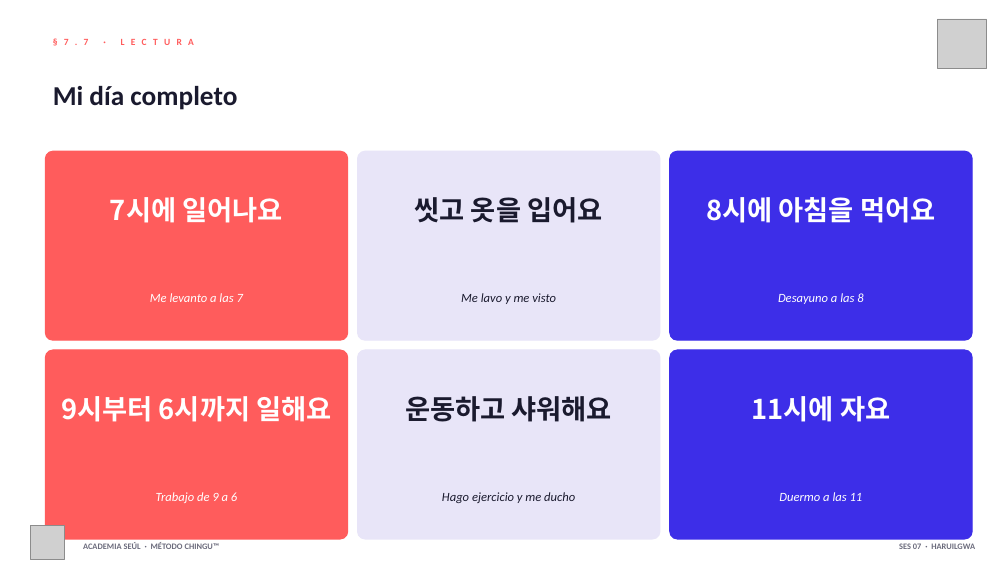
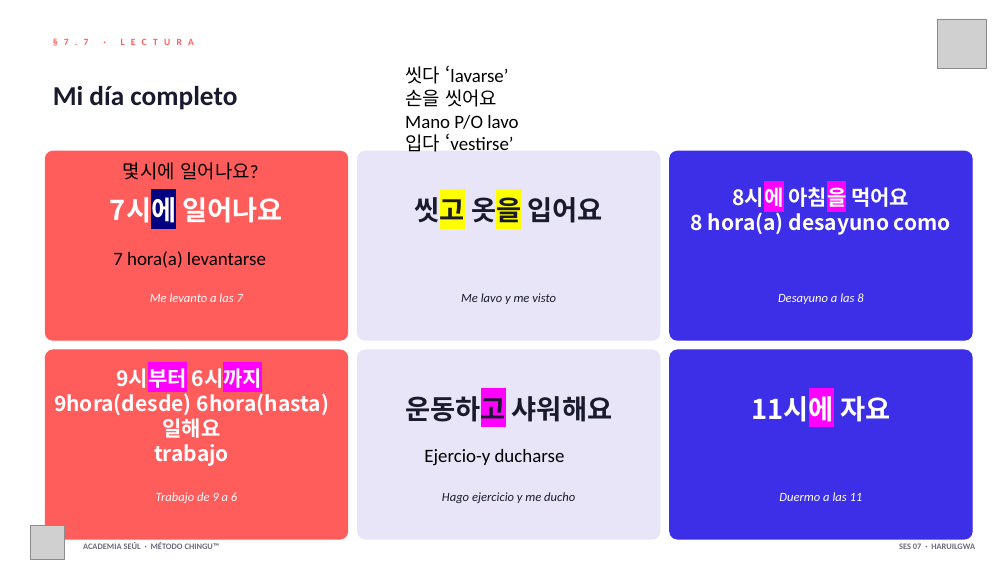
Before and after one commit to academiaseul/ACADEMIASEULWEB, a slide deck: slide 19 of A1_Nivel_1/07_Rutina_Diaria/Sesion_07_Rutina_Diaria_v2.pptx. Drawn at 1008x567 pixels with LibreOffice and Linux fonts; fonts in the diff are those of the drawing; grey boxes stand for pictures. Boxes give left, top, right and bottom in pixels: in the first picture for what was removed or moved away, otherwise in the second. Text is boxed around its words. In the diff, an @@ line names an element or a change of style, - is before the commit and + after.

```diff
--- a/A1_Nivel_1/07_Rutina_Diaria/Sesion_07_Rutina_Diaria_v2.pptx
+++ b/A1_Nivel_1/07_Rutina_Diaria/Sesion_07_Rutina_Diaria_v2.pptx
@@ text added at (405,65,518,152), 18 pt, text #000000 @@
+씻다 ‘lavarse’
+손을 씻어요
+Mano P/O lavo
+입다 ‘vestirse’
@@ text "7시에 일어나요" at (110,193,283,228): highlight none to #000080 in "7시에" @@
@@ text added at (123,162,258,180), 18 pt, text #000000 @@
+몇시에 일어나요?
@@ text "씻고 옷을 입어요" at (415,193,603,228): highlight none to #FFFF00 in "씻고 옷을" @@
@@ text at (691,209,951,235): paragraph added @@
+8 hora(a) desayuno como
@@ text at (733,184,909,210): size 26 to 20 pt in "8시에 아침을 먹어요"; highlight none to #FF00FF in "8시에 아침을" @@
@@ text added at (113,251,266,268), 18 pt, text #000000 @@
+7 hora(a) levantarse
@@ text at (54,365,329,466): text changed; size 26 to 20 pt @@
-9시부터 6시까지 일해요
+9시부터 6시까지
+9hora(desde) 6hora(hasta)
+일해요
+trabajo
@@ text "운동하고 샤워해요" at (405,392,612,427): highlight none to #FF00FF in "운동하고" @@
@@ text "11시에 자요" at (751,392,890,427): highlight none to #FF00FF in "11시에" @@
@@ text added at (424,449,565,466), 18 pt, text #000000 @@
+Ejercio-y ducharse
```
Also in this commit, not shown: 1 other slide changed, 11 slides added, 9 slides removed, 41 other files.
